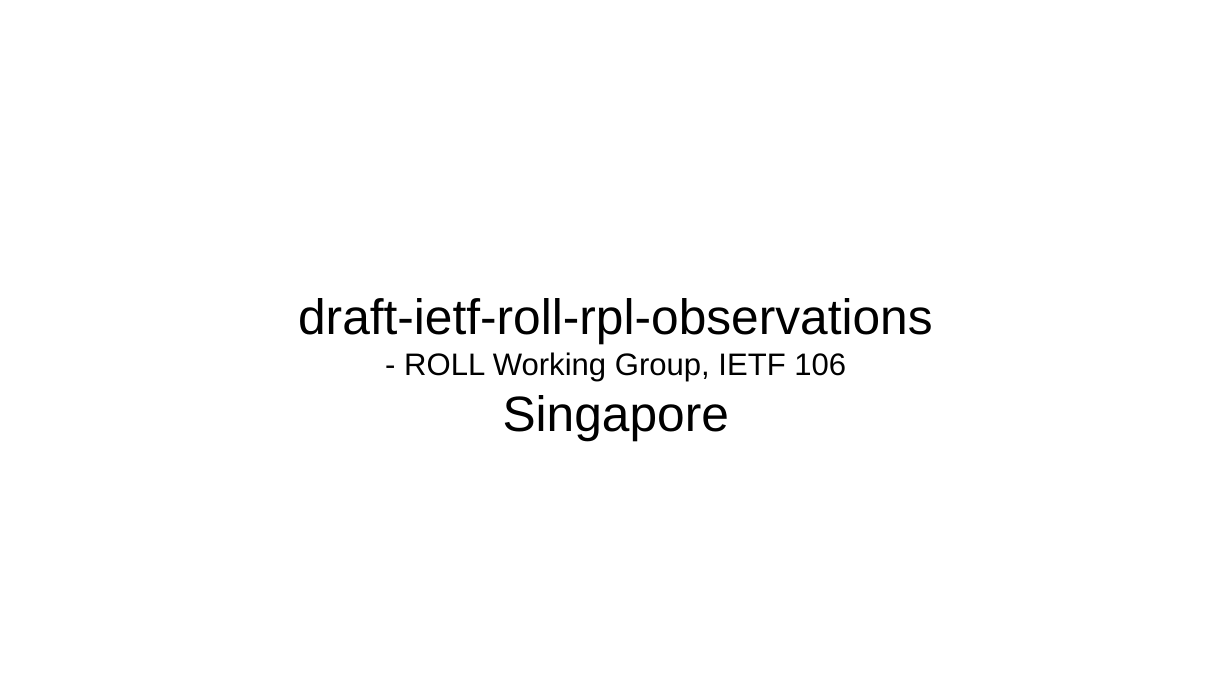
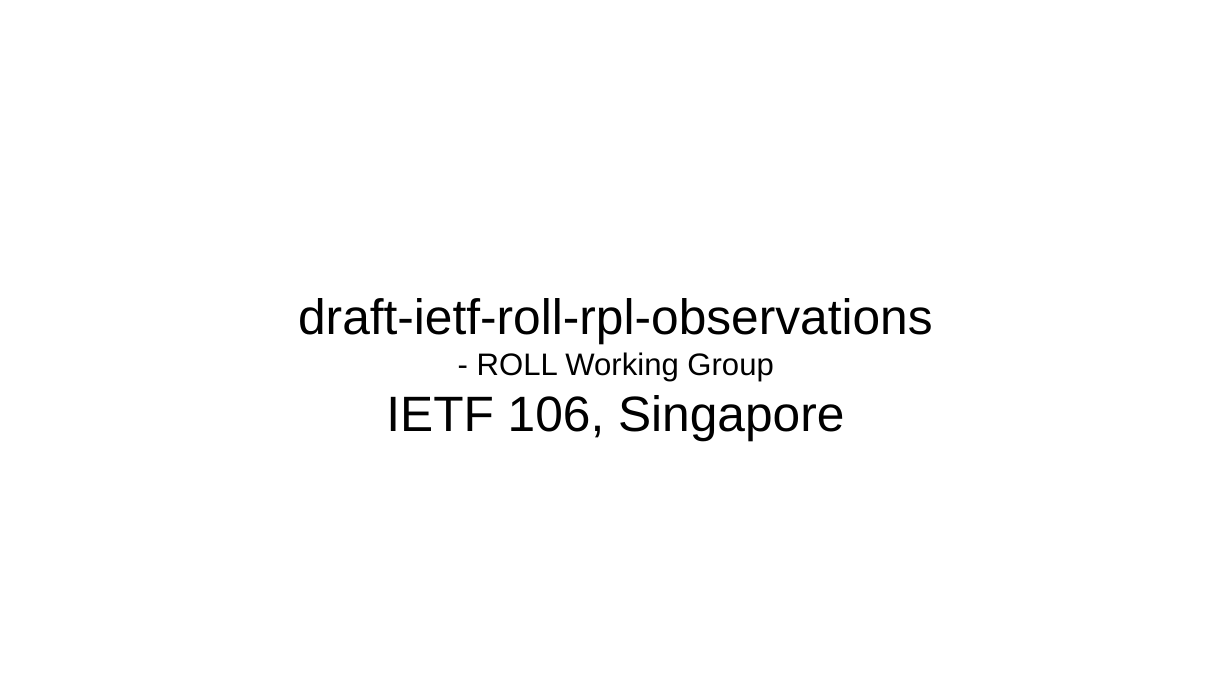
Before and after one commit to roll-wg/rpl-observations, a slide deck: slide 1 of docs/ietf106-rpl-observations.odp. Drawn at 1232x693 pixels with LibreOffice and Linux fonts; fonts in the diff are those of the drawing. Boxes give left, top, right and bottom in pixels: in the first picture for what was removed or moved away, otherwise in the second. Text is boxed around its words. In the diff, an @@ line names an element or a change of style, - is before the commit and + after.

Commit message:
slides presented during ietf106

```diff
--- a/docs/ietf106-rpl-observations.odp
+++ b/docs/ietf106-rpl-observations.odp
@@ subtitle at box(386, 352, 844, 440): text changed @@
-- ROLL Working Group, IETF 106
-Singapore
+- ROLL Working Group
+IETF 106, Singapore
```
Also in this commit, not shown: 3 other slides changed, 1 slide added, 1 other file.
